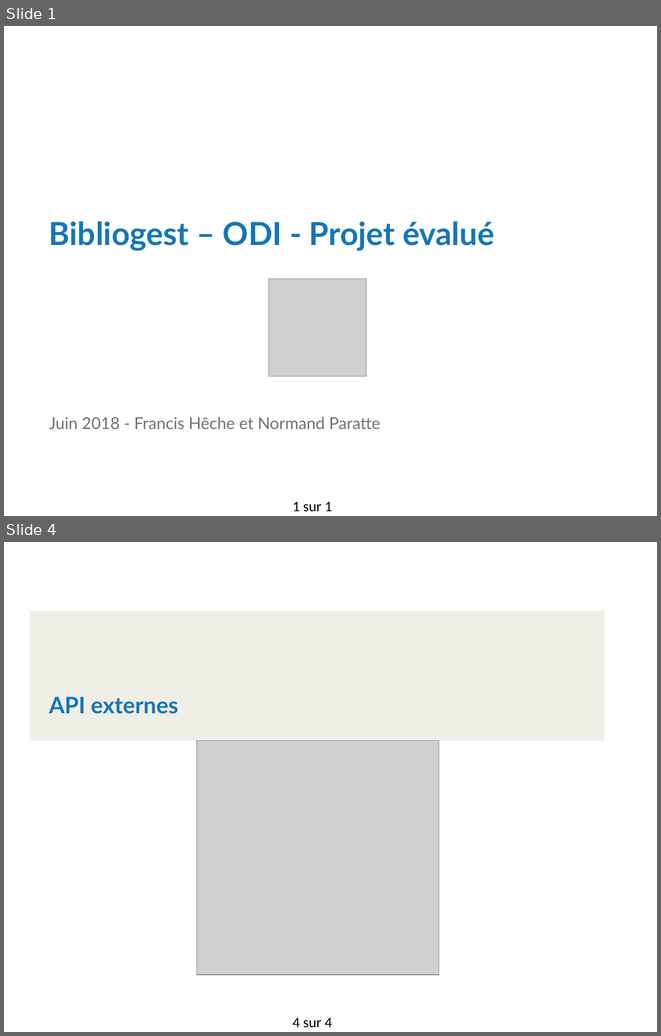
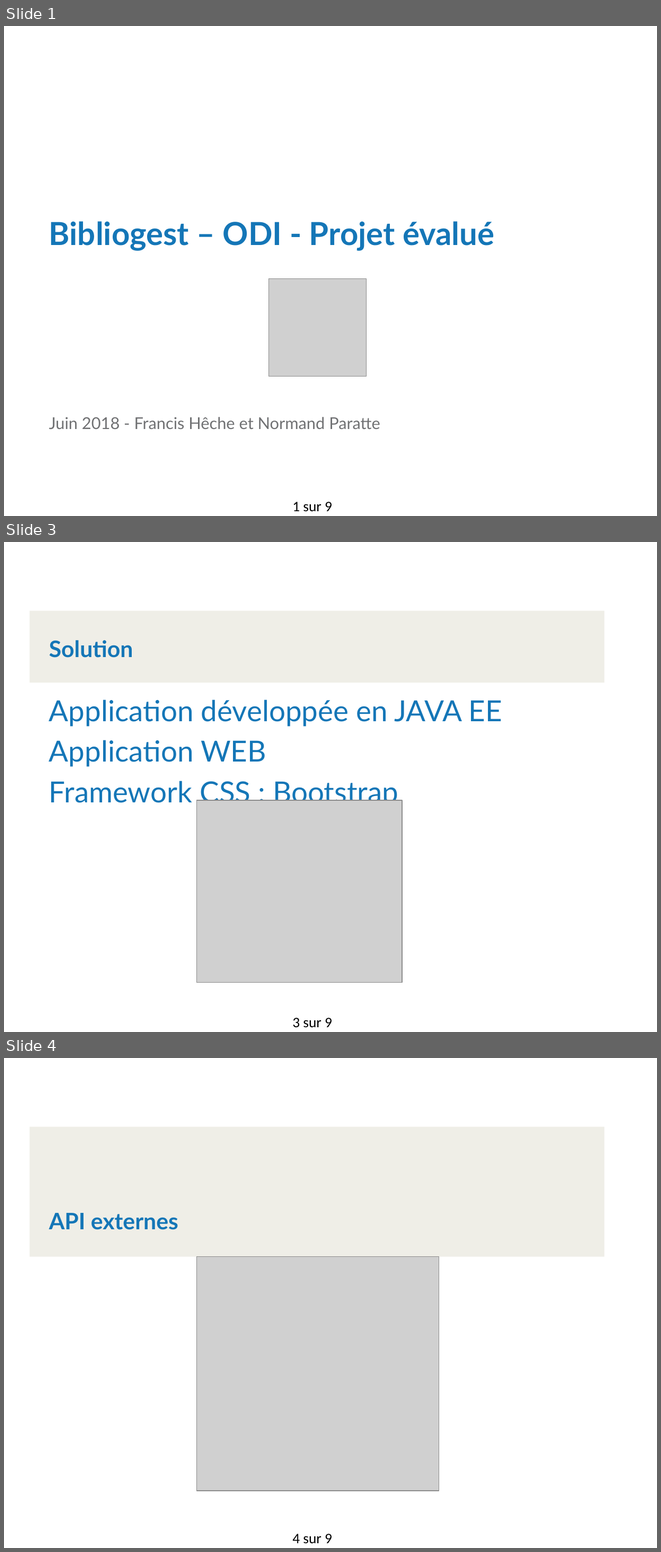
Before and after one commit to normandparatte/bibliogest, a slide deck: presentation_bibliogest_francis_normand.pptx. Shown one above the other, each under a label of ours: slides 1 and 4 before the commit, slides 1, 3 and 4 after it; the slides between them are not shown. The pictures are 661x1036 and 661x1552 pixels, drawn with LibreOffice and Linux fonts; fonts in the diff are those of the drawing; grey boxes stand for pictures; background and template pictures are left out. Boxes give left, top, right and bottom in pixels: in the first picture for what was removed or moved away, otherwise in the second. Text is boxed around its words. In the diff, an @@ line names an element or a change of style, - is before the commit and + after.

```diff
--- a/presentation_bibliogest_francis_normand.pptx
+++ b/presentation_bibliogest_francis_normand.pptx
@@ slide 3 added at bbox=[4, 542, 657, 1032], background picture (left out); not listed: 1 template element that a slide beside it also shows @@
@@ rectangle added at bbox=[29, 610, 604, 682], fill #EFEEE7 @@
@@ text added at bbox=[49, 640, 133, 658], 25 pt, text #1476B7, bold @@
+Solution
@@ text added at bbox=[49, 699, 502, 808], 32 pt, text #1476B7 @@
+Application développée en JAVA EE
+Application WEB
+Framework CSS : Bootstrap
@@ picture added at bbox=[196, 800, 402, 982] @@
@@ page number at bbox=[292, 501, 332, 511]: text changed @@
-1 sur 1
+1 sur 9
@@ page number at bbox=[292, 1533, 332, 1543]: text changed @@
-4 sur 4
+4 sur 9
```
Also in this commit, not shown: 4 slides changed, 2 other slides added, 1 slide removed.
